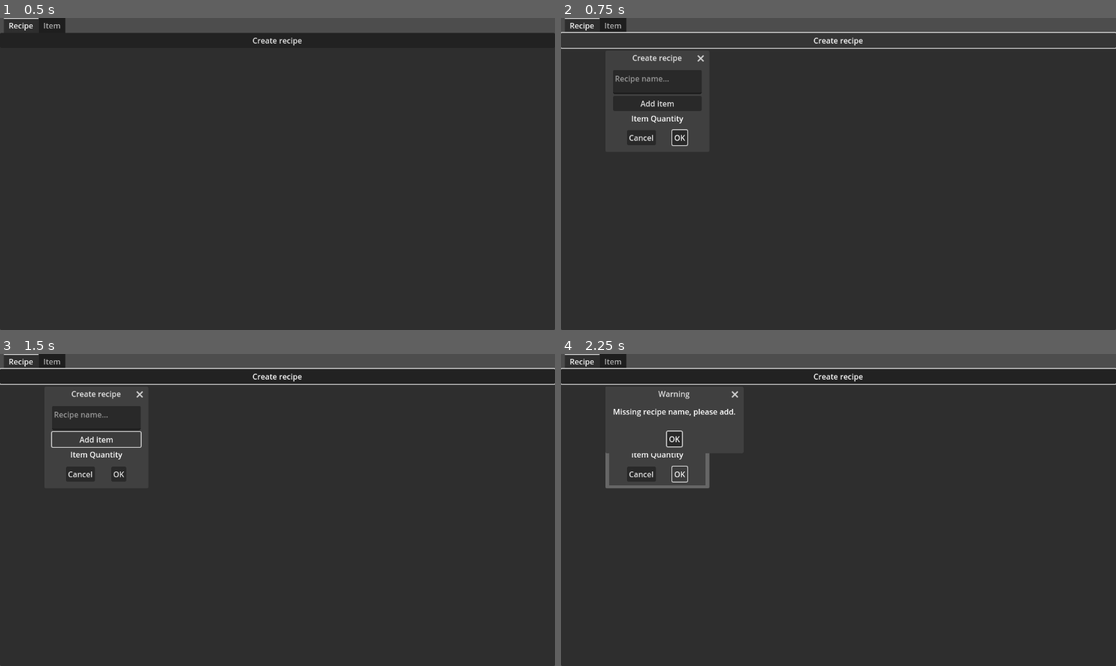
Above: before the commit, frames 1-4 (two rows, left to right).
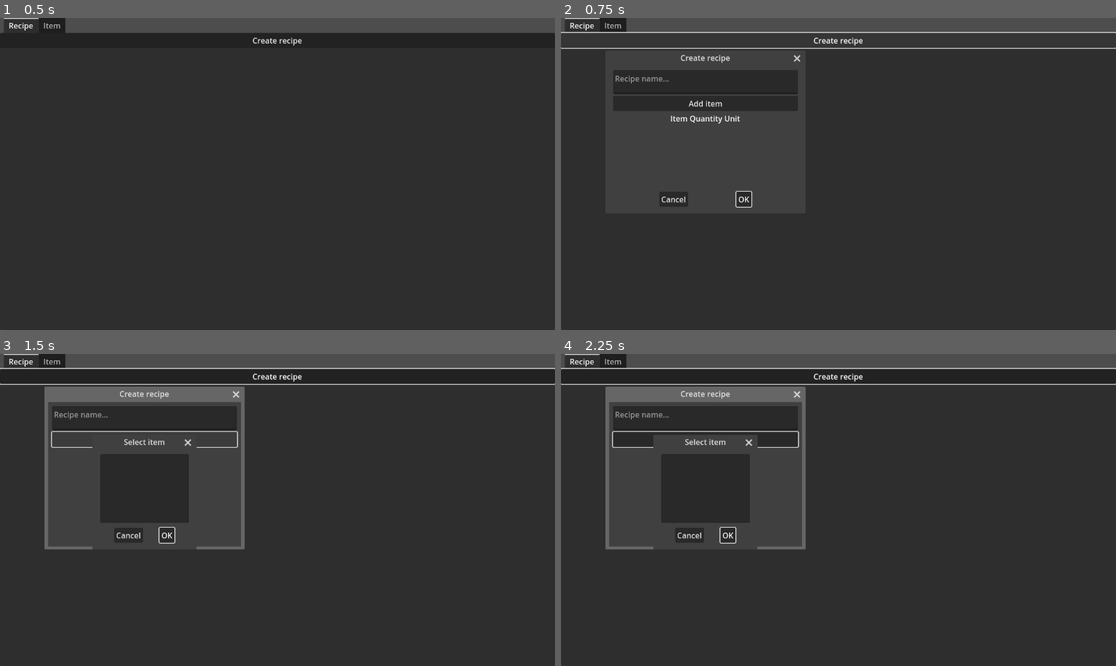
Above: after the commit, the same moments.

Repository: RWHurra/Recipe-price-calculator
Game: Godot game, scene res://main.tscn
Two runs of this game, one before a commit and one after it. Both use one fixed random seed, a clock stepped at 60 frames per second and the inputs below.
Inputs:
- Up to frame 1 (0.5 s): no input
- Up to frame 2 (0.75 s): click "Create recipe" at 0.5 s
- Up to frame 3 (1.5 s): click "Add item" at 1.25 s
- Up to frame 4 (2.25 s): click "OK" at 2 s

Frame 1 is identical in both runs. In frame 2, 0.8% of the frame differs, in the area x 12-44%, y 11-61%; in frame 3, 3.1%; in frame 4, 3.7%, in the area x 8-45%, y 10-63%.

Commit message:
Added feature to add item to recipe

Diff:
--- a/Add item in recipe.gd
+++ b/Add item in recipe.gd
@@ -2,14 +2,11 @@
 
 @onready var main = get_tree().get_current_scene()
 @onready var items
-@onready var grid = get_parent().get_node("GridContainer")
+@onready var create_recipe_dialog = get_parent().get_parent()
+@onready var item_list_scene = preload("res://add_item_to_recipe_list.tscn")
 
 func _on_pressed():
-	items = main.get_items()
-	var item_list = ItemList.new()
-	print(items)
-	for item in items:
-		print(item)
-		item_list.add_item(item.get("item_name"), null, true)
-	grid.add_child(item_list)
-	item_list.show()
+	var item_list_instance = item_list_scene.instantiate()
+	item_list_instance.set_create_recipe(create_recipe_dialog)
+	add_sibling(item_list_instance)
+	item_list_instance.show()
--- /dev/null
+++ b/add_item_to_recipe_list.gd
@@ -0,0 +1,20 @@
+extends ConfirmationDialog
+
+@onready var main = get_tree().get_current_scene()
+@onready var items = main.get_items()
+@onready var item_list = $ItemList
+@onready var linked_create_recipe
+
+# Called when the node enters the scene tree for the first time.
+func _ready():
+	for item in items:
+		item_list.add_item(item.get("item_name"), null, true)
+
+func set_create_recipe(value):
+	linked_create_recipe = value
+
+
+func _on_confirmed():
+	print(items)
+	print(item_list.get_selected_items(), ": ", items[item_list.get_selected_items()[0]])
+	linked_create_recipe.add_item(items[item_list.get_selected_items()[0]])
--- /dev/null
+++ b/add_item_to_recipe_list.tscn
@@ -0,0 +1,15 @@
+[gd_scene load_steps=2 format=3 uid="uid://crs2swpqhtnlj"]
+
+[ext_resource type="Script" path="res://add_item_to_recipe_list.gd" id="1_708s1"]
+
+[node name="Add item to recipe list" type="ConfirmationDialog"]
+title = "Select item"
+position = Vector2i(200, 200)
+size = Vector2i(200, 200)
+script = ExtResource("1_708s1")
+
+[node name="ItemList" type="ItemList" parent="."]
+offset_right = 40.0
+offset_bottom = 40.0
+
+[connection signal="confirmed" from="." to="." method="_on_confirmed"]
--- a/create_item_dialog.tscn
+++ b/create_item_dialog.tscn
@@ -16,8 +16,8 @@
 anchor_bottom = 1.0
 offset_left = 8.0
 offset_top = 8.0
-offset_right = -944.0
-offset_bottom = -332.0
+offset_right = 208.0
+offset_bottom = 316.0
 grow_horizontal = 2
 grow_vertical = 2
 
--- a/create_recipe_dialog.gd
+++ b/create_recipe_dialog.gd
@@ -3,12 +3,33 @@
 @onready var main = get_tree().get_current_scene()
 
 @onready var recipe_name = $VBoxContainer/Name
+@onready var grid = $VBoxContainer/GridContainer
 @onready var recipe_scene = preload("res://recipe.tscn")
 @onready var recipe_button_scene = preload("res://recipe_button.tscn")
+@onready var added_items : Array
 
 func _ready():
 	set_hide_on_ok(false)
 
+func add_item(value):
+	var item_name = Label.new()
+	item_name.set_text(value.get("item_name"))
+	grid.add_child(item_name)
+
+	var item_quantity = TextEdit.new()
+	item_quantity.set_placeholder("Quantity")
+	item_quantity.set("custom_minimum_size", Vector2(100, 40))
+	grid.add_child(item_quantity)
+
+	var item_unit = Label.new()
+	item_unit.set_text(value.get("unit"))
+	grid.add_child(item_unit)
+
+	var added_item = [value, item_quantity.text]
+#	print("added item: ", added_item)
+
+	added_items.push_back(added_item)
+#	print("added items: ", added_items)
 
 func _on_confirmed():
 	if recipe_name.text == null or recipe_name.text == "":
@@ -25,4 +46,9 @@
 	recipe_instance.set("linked_button", recipe_button_instance)
 	main.add_recipe(recipe_instance)
 
+	for item in added_items:
+		print("item in for loop: ", item)
+		print("item[0] in for loop: ", item[0])
+		recipe_instance.add_item(item[0], item[1])
+
 	queue_free()
--- a/create_recipe_dialog.tscn
+++ b/create_recipe_dialog.tscn
@@ -6,15 +6,20 @@
 [node name="Create recipe dialog" type="ConfirmationDialog"]
 title = "Create recipe"
 position = Vector2i(100, 100)
-size = Vector2i(200, 172)
+size = Vector2i(400, 300)
 visible = true
 script = ExtResource("1_meavt")
 
 [node name="VBoxContainer" type="VBoxContainer" parent="."]
+anchors_preset = 15
+anchor_right = 1.0
+anchor_bottom = 1.0
 offset_left = 8.0
 offset_top = 8.0
-offset_right = 192.0
-offset_bottom = 123.0
+offset_right = 392.0
+offset_bottom = 251.0
+grow_horizontal = 2
+grow_vertical = 2
 metadata/_edit_use_anchors_ = true
 
 [node name="Name" type="TextEdit" parent="VBoxContainer"]
@@ -30,8 +35,7 @@
 [node name="GridContainer" type="GridContainer" parent="VBoxContainer"]
 layout_mode = 2
 size_flags_horizontal = 4
-size_flags_vertical = 4
-columns = 2
+columns = 3
 
 [node name="Item" type="Label" parent="VBoxContainer/GridContainer"]
 layout_mode = 2
@@ -41,5 +45,9 @@
 layout_mode = 2
 text = "Quantity"
 
+[node name="Unit" type="Label" parent="VBoxContainer/GridContainer"]
+layout_mode = 2
+text = "Unit"
+
 [connection signal="confirmed" from="." to="." method="_on_confirmed"]
 [connection signal="pressed" from="VBoxContainer/Add item in recipe" to="VBoxContainer/Add item in recipe" method="_on_pressed"]
--- a/main.gd
+++ b/main.gd
@@ -20,6 +20,7 @@
 	return recipies
 
 func add_recipe(new_recipe):
+	add_child(new_recipe)
 	recipe_list.add_child(new_recipe.get("linked_button"))
 	recipies.push_back(new_recipe)
 
--- a/recipe.gd
+++ b/recipe.gd
@@ -1,6 +1,7 @@
 extends Node2D
 
-@onready var recipe_items : Dictionary
+@onready var recipe_items : Array = []
+@onready var recipe_quantities : Array = []
 
 @onready var recipe_name: String:
 	get:
@@ -15,9 +16,12 @@
 		linked_button = value
 
 func add_item(item, quantity):
-	recipe_items.item = quantity
+	print("in 'add_item' recipe")
 	print("recipe_items: ", recipe_items)
-	print("recipe_items.item: ", recipe_items.item)
+	recipe_items.append(item)
+	recipe_quantities.append(quantity)
+	print("recipe_items: ", recipe_items)
+	print("recipe_quantities: ", recipe_quantities)
 
 func delete_item(value):
 	recipe_items.erase(value)
